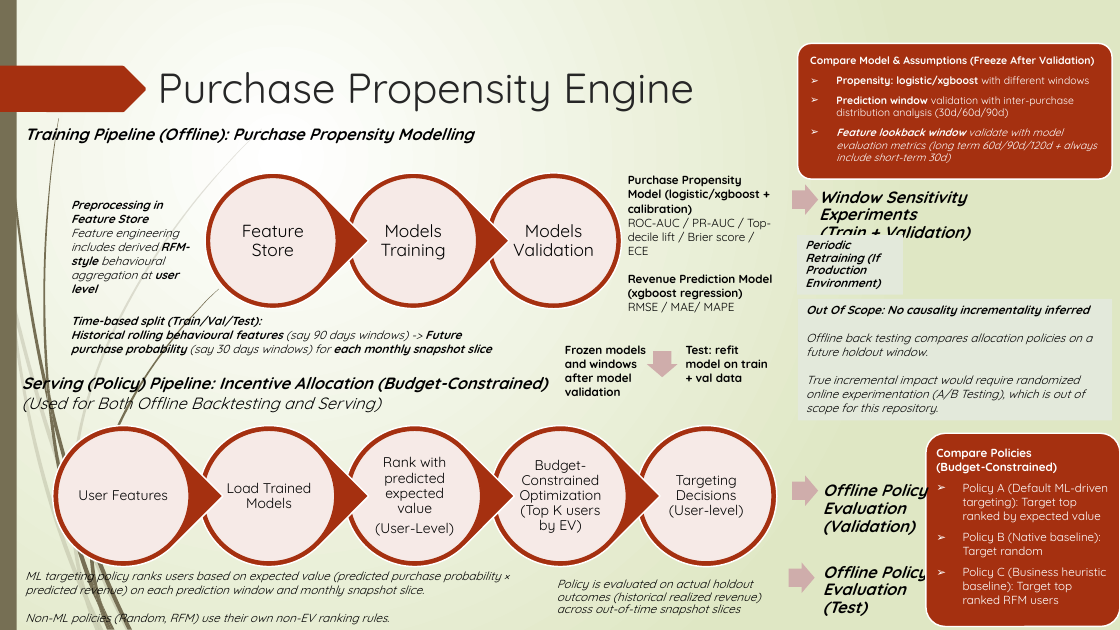
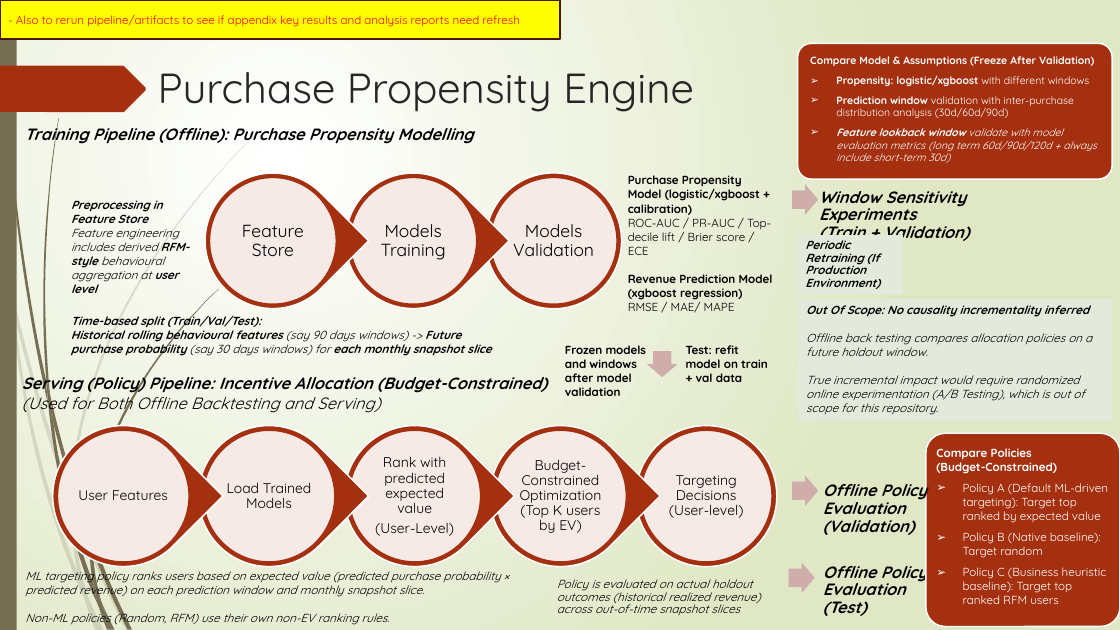
Before and after one commit to Phrey001/mle-marketplace-growth, a slide deck: slide 4 of docs/architecture.pptx. Drawn at 1120x630 pixels with LibreOffice and Linux fonts; fonts in the diff are those of the drawing. Boxes give left, top, right and bottom in pixels: in the first picture for what was removed or moved away, otherwise in the second. Text is boxed around its words. In the diff, an @@ line names an element or a change of style, - is before the commit and + after.

Commit message:
simplified/refactored, pending rerun pipe+update analysis_reports + final code review + final update slides

```diff
--- a/docs/architecture.pptx
+++ b/docs/architecture.pptx
@@ rectangle added at <box>0,0,560,39</box>, fill #FFFF00, outline #481507 1.25 pt, 10 pt, text #FF0000 @@
+- Also to rerun pipeline/artifacts to see if appendix key results and analysis reports need refresh
```
Also in this commit, not shown: 1 other slide changed, 4 other files.
